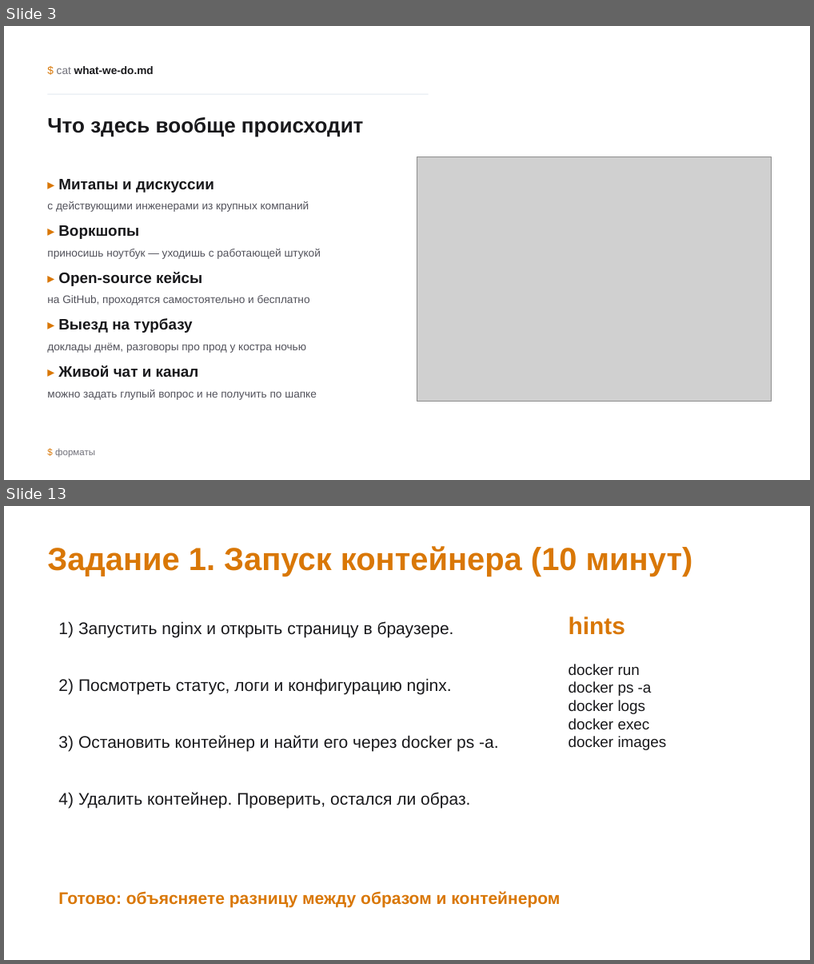
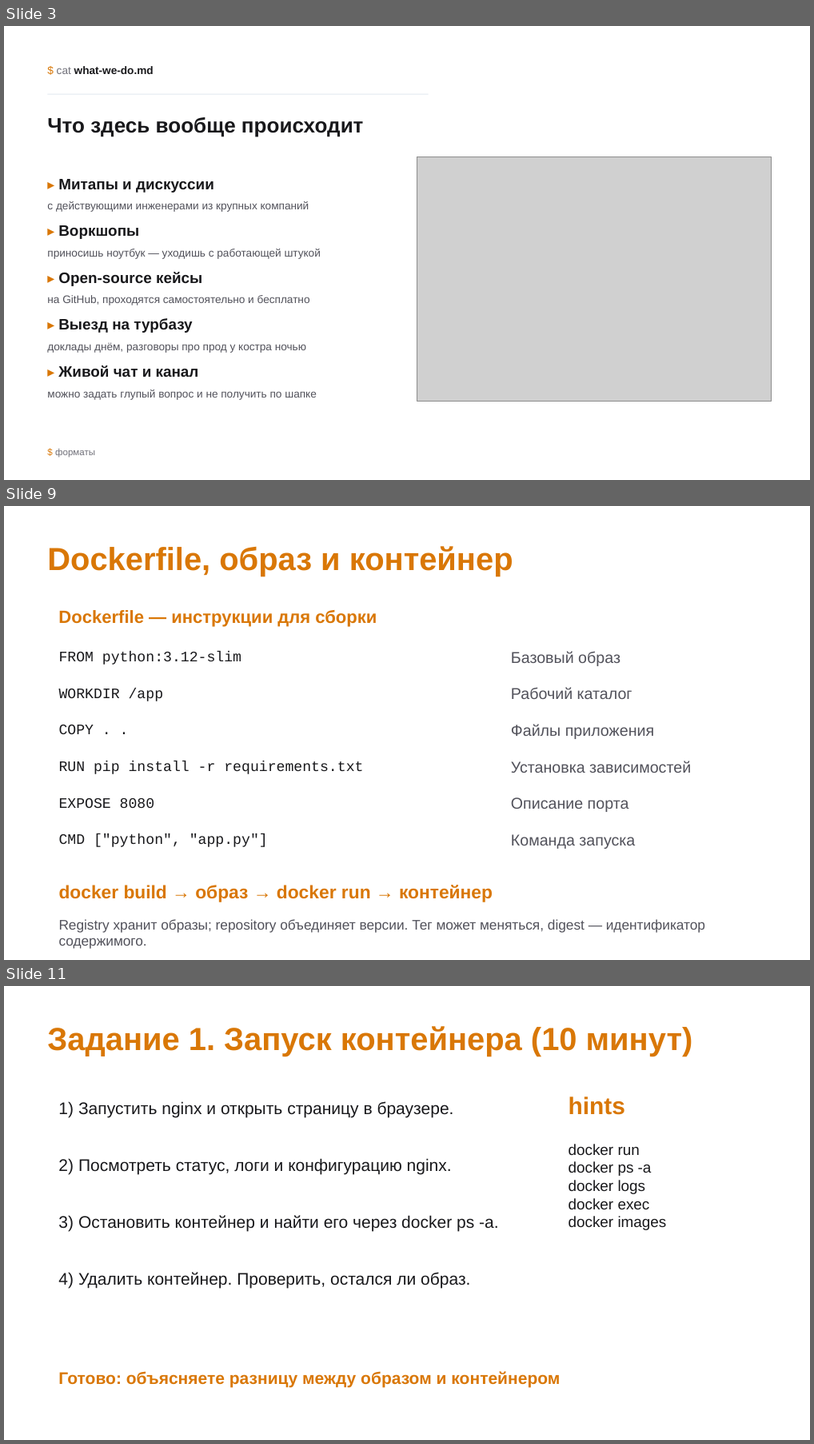
Before and after one commit to inview-club/docker-workshop, a slide deck: Клуб_DevOps_Docker_Harbor.pptx. Shown one above the other, each under a label of ours: slides 3 and 13 before the commit, slides 3, 9 and 11 after it; the slides between them are not shown. The pictures are 814x964 and 814x1444 pixels, drawn with LibreOffice and Linux fonts; fonts in the diff are those of the drawing; grey boxes stand for pictures; background and template pictures are left out. Boxes give left, top, right and bottom in pixels: in the first picture for what was removed or moved away, otherwise in the second. Text is boxed around its words. In the diff, an @@ line names an element or a change of style, - is before the commit and + after.

```diff
--- a/Клуб_DevOps_Docker_Harbor.pptx
+++ b/Клуб_DevOps_Docker_Harbor.pptx
@@ slide 9 added at bbox=[4, 506, 810, 960], background #FFFFFF @@
@@ text added at bbox=[47, 546, 514, 577], 38 pt, text #D97706, bold @@
+Dockerfile, образ и контейнер
@@ text added at bbox=[58, 610, 377, 627], 21 pt, text #D97706, bold @@
+Dockerfile — инструкции для сборки
@@ text added at bbox=[59, 651, 242, 664], 17.2 pt, text #18181B @@
+FROM python:3.12-slim
@@ text added at bbox=[511, 651, 621, 666], 18.8 pt, text #52525B @@
+Базовый образ
@@ text added at bbox=[59, 688, 164, 701], 17.2 pt, text #18181B @@
+WORKDIR /app
@@ text added at bbox=[511, 687, 633, 699], 18.8 pt, text #52525B @@
+Рабочий каталог
@@ text added at bbox=[59, 724, 94, 734], 17.2 pt, text #18181B @@
+COPY . .
@@ text added at bbox=[511, 724, 654, 739], 18.8 pt, text #52525B @@
+Файлы приложения
@@ text added at bbox=[59, 760, 363, 774], 17.2 pt, text #18181B @@
+RUN pip install -r requirements.txt
@@ text added at bbox=[511, 760, 691, 772], 18.8 pt, text #52525B @@
+Установка зависимостей
@@ text added at bbox=[59, 798, 155, 808], 17.2 pt, text #18181B @@
+EXPOSE 8080
@@ text added at bbox=[511, 797, 630, 812], 18.8 pt, text #52525B @@
+Описание порта
@@ text added at bbox=[59, 834, 268, 847], 17.2 pt, text #18181B @@
+CMD ["python", "app.py"]
@@ text added at bbox=[511, 834, 635, 848], 18.8 pt, text #52525B @@
+Команда запуска
@@ text added at bbox=[59, 884, 493, 902], 21.8 pt, text #D97706, bold @@
+docker build → образ → docker run → контейнер
@@ text added at bbox=[59, 919, 706, 948], 16.5 pt, text #52525B @@
+Registry хранит образы; repository объединяет версии. Тег может меняться, digest — идентификатор содержимого.
@@ what was slide 13 is now slide 11 @@
```
Also in this commit, not shown: 18 slides changed, 4 other slides added, 5 slides removed, 6 other files.
